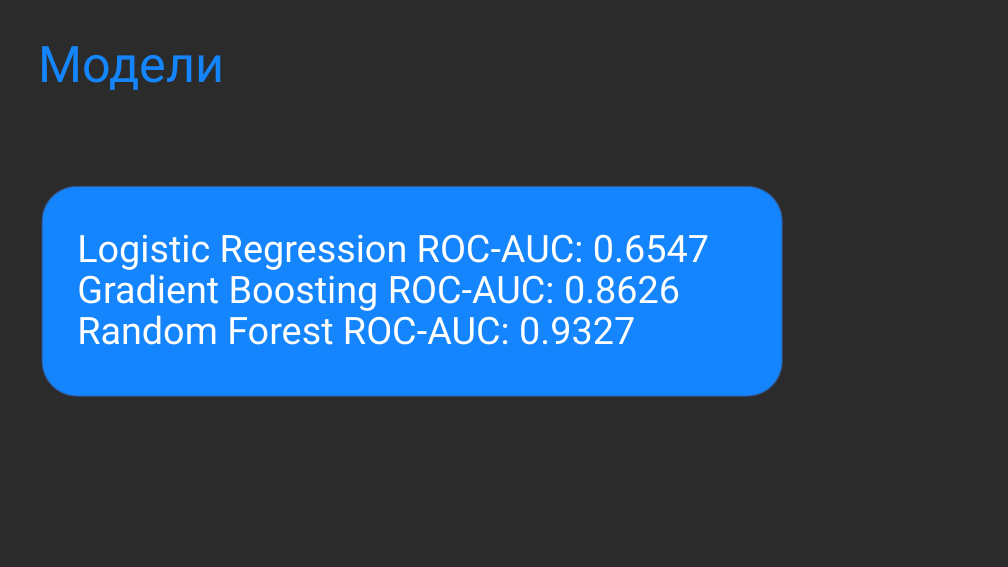
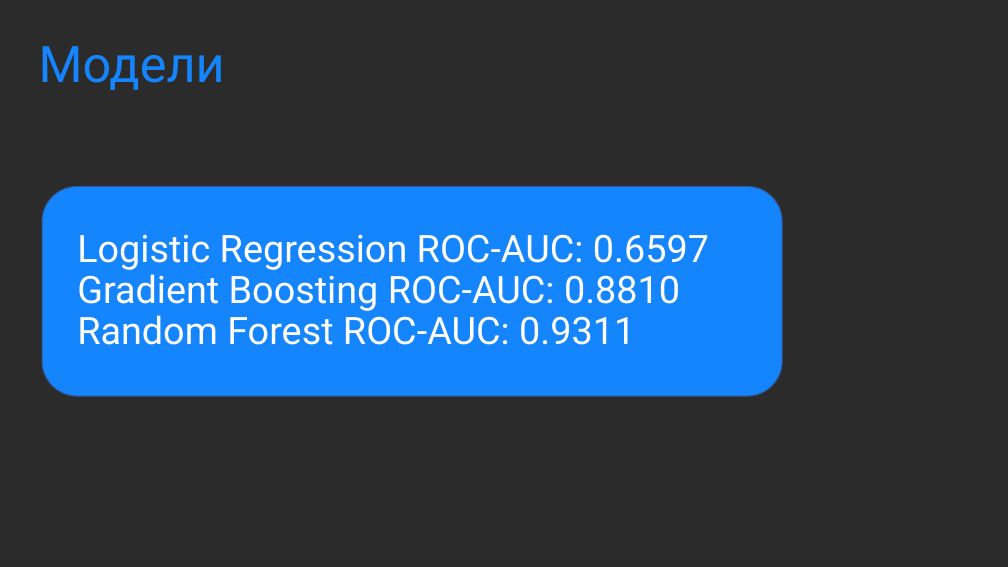
Before and after one commit to cryzzone/intensive_two, a slide deck: slide 8 of Модель склонности клиента к приобретению машиноместа.pptx. Drawn at 1008x567 pixels with LibreOffice and Linux fonts; fonts in the diff are those of the drawing; background and template pictures are left out; a plain dark background stands for a picture behind light text. Boxes give left, top, right and bottom in pixels: in the first picture for what was removed or moved away, otherwise in the second. Text is boxed around its words. In the diff, an @@ line names an element or a change of style, - is before the commit and + after.

```diff
--- a/Модель склонности клиента к приобретению машиноместа.pptx
+++ b/Модель склонности клиента к приобретению машиноместа.pptx
@@ title at <box>77,234,709,345</box>: text changed @@
-Logistic Regression ROC-AUC: 0.6547 Gradient Boosting ROC-AUC: 0.8626
-Random Forest ROC-AUC: 0.9327
+Logistic Regression ROC-AUC: 0.6597
+Gradient Boosting ROC-AUC: 0.8810
+Random Forest ROC-AUC: 0.9311
```
Also in this commit, not shown: 1 other slide changed.
